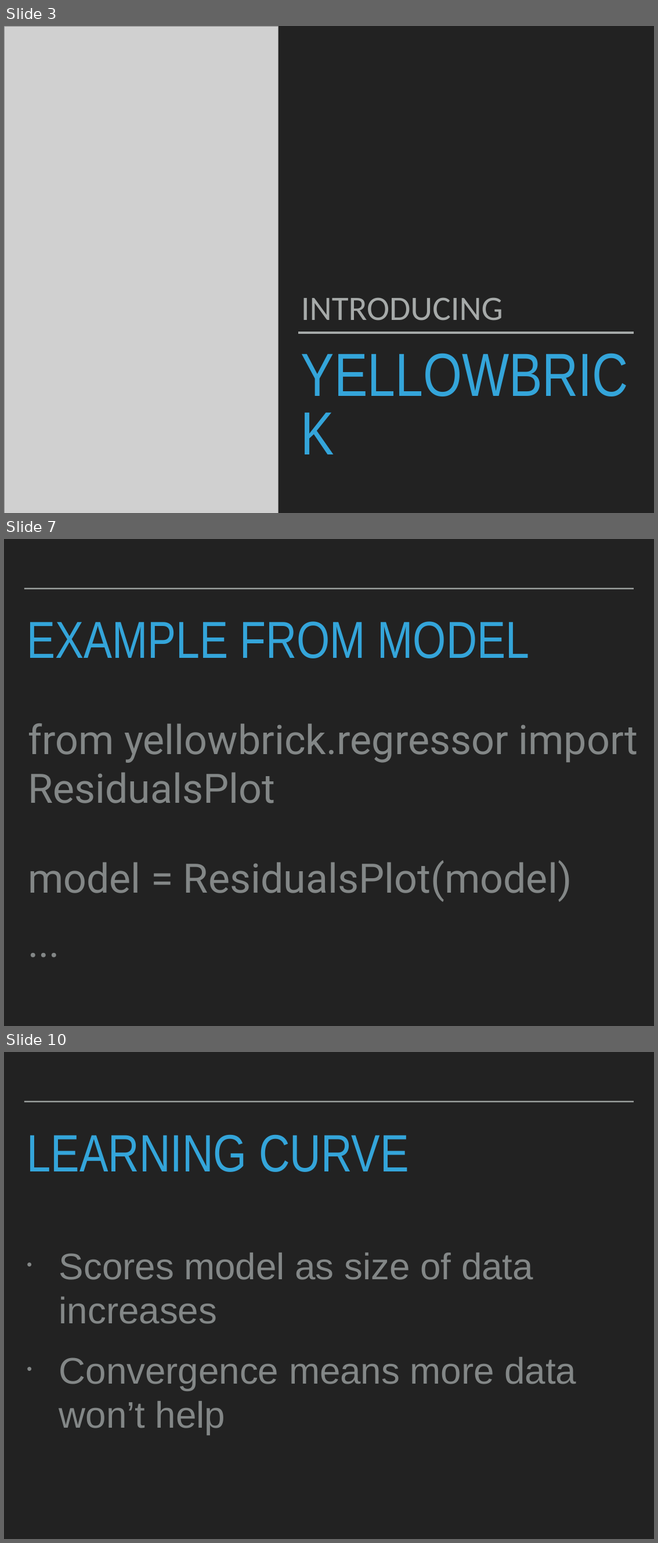
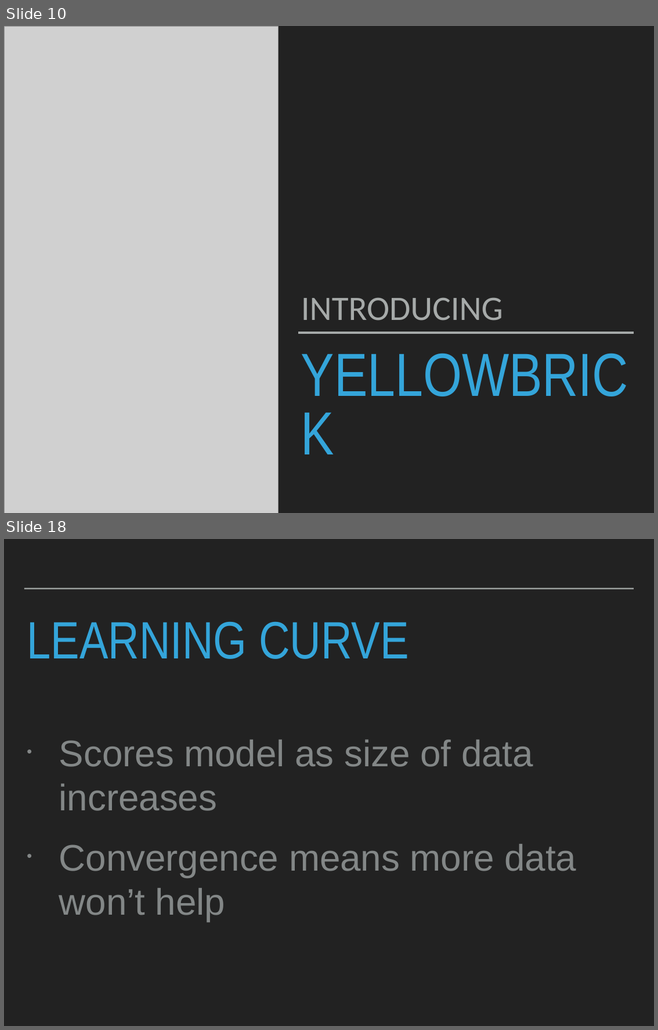
Before and after one commit to patricks1/noble-machine-learning, a slide deck: Session2/Session2_Slides.pptx. Shown one above the other, each under a label of ours: slides 3, 7 and 10 before the commit, slides 10 and 18 after it; the slides between them are not shown. The pictures are 658x1543 and 658x1030 pixels, drawn with LibreOffice and Linux fonts; fonts in the diff are those of the drawing; grey boxes stand for pictures. Boxes give left, top, right and bottom in pixels: in the first picture for what was removed or moved away, otherwise in the second. Text is boxed around its words. In the diff, an @@ line names an element or a change of style, - is before the commit and + after.

```diff
--- a/Session2/Session2_Slides.pptx
+++ b/Session2/Session2_Slides.pptx
@@ slide 7 removed at (x1=4, y1=539, x2=654, y2=1026), background #222222; not listed: 1 template element that a slide beside it also shows @@
@@ title removed at (x1=27, y1=621, x2=529, y2=658) @@
-EXAMPLE FROM MODEL
@@ text removed at (x1=28, y1=723, x2=638, y2=902) @@
-from yellowbrick.regressor import ResidualsPlot
-model = ResidualsPlot(model)
-...
@@ what was slide 3 is now slide 10 @@
@@ what was slide 10 is now slide 18 @@
```
Also in this commit, not shown: 5 slides changed, 14 slides added, 2 other slides removed, 4 other files.
